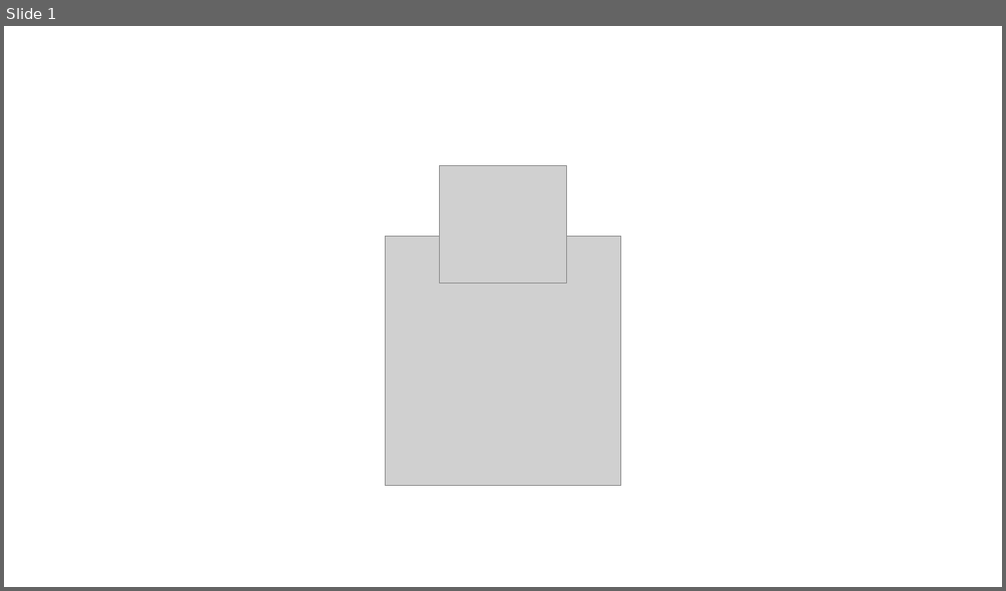
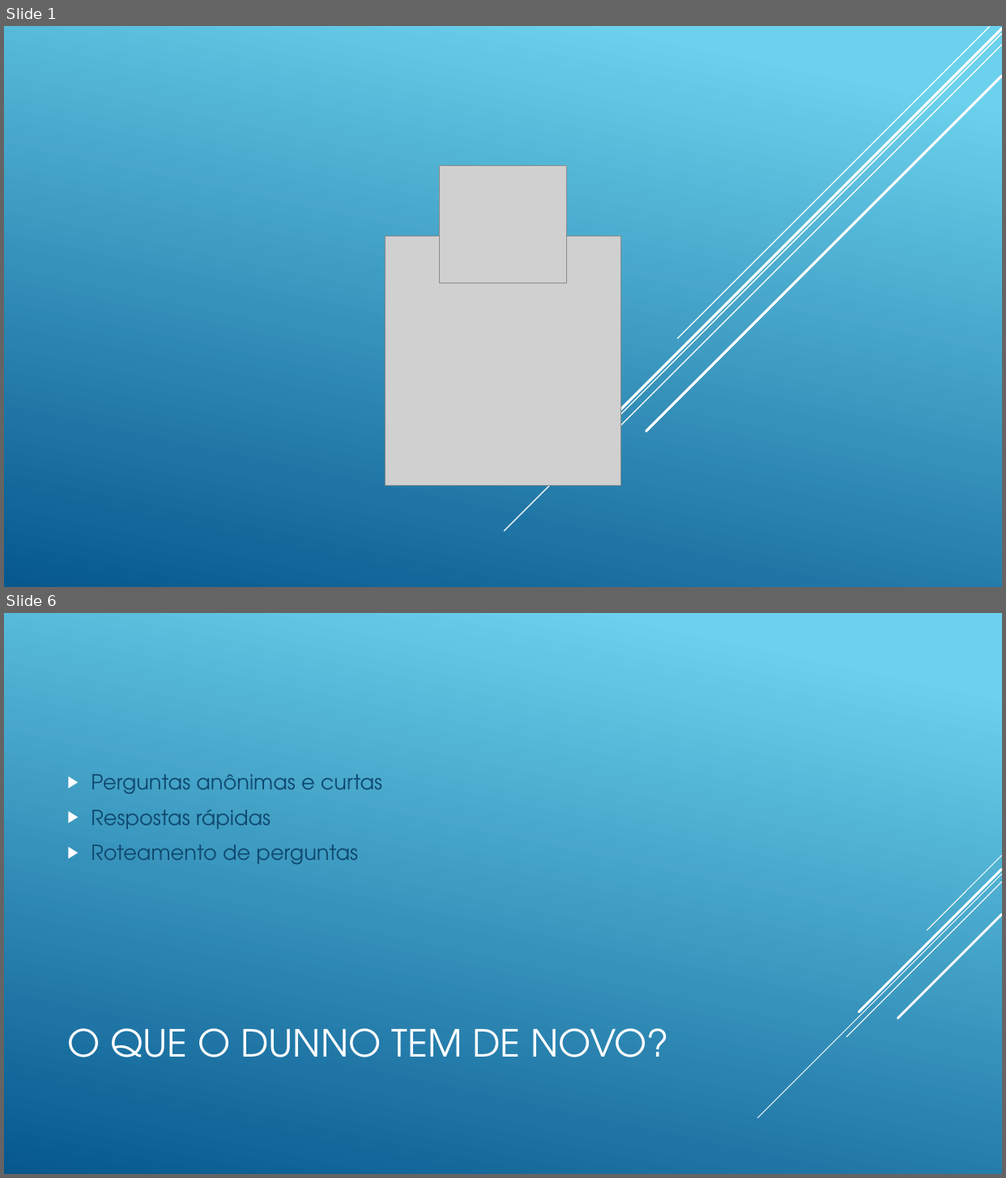
Before and after one commit to bolichealpino/Dunno, a slide deck: Apresentação1.pptx. Shown one above the other, each under a label of ours: slide 1 before the commit, slides 1 and 6 after it; the slides between them are not shown. The pictures are 1006x591 and 1006x1178 pixels, drawn with LibreOffice and Linux fonts; fonts in the diff are those of the drawing; grey boxes stand for pictures. Boxes give left, top, right and bottom in pixels: in the first picture for what was removed or moved away, otherwise in the second. Text is boxed around its words. In the diff, an @@ line names an element or a change of style, - is before the commit and + after.

```diff
--- a/Apresentação1.pptx
+++ b/Apresentação1.pptx
@@ slide 6 added at bbox=[4, 613, 1002, 1174], background gradient #6ED2EB to #06588E @@
@@ text added at bbox=[91, 774, 382, 865], 20 pt, text #0F496F @@
+▶ Perguntas anônimas e curtas
+▶ Respostas rápidas
+▶ Roteamento de perguntas
@@ group added at bbox=[758, 855, 1002, 1118]: 5 lines @@
@@ title added at bbox=[67, 1029, 669, 1058], 36 pt, text #FFFFFF @@
+O QUE O DUNNO TEM DE NOVO?
@@ slide 1 changed as well @@
@@ background #FFFFFF to gradient #6ED2EB to #06588E @@
@@ line added from (1002, 33) to (504, 531), #FFFFFF 1 pt @@
@@ line added from (1002, 45) to (596, 450), #FFFFFF 1 pt @@
@@ line added from (1002, 29) to (604, 426), #FFFFFF 2.5 pt @@
@@ line added from (989, 27) to (678, 339), #FFFFFF 1 pt @@
@@ line added from (1002, 76) to (646, 432), #FFFFFF 2.5 pt @@
```
Also in this commit, not shown: 1 other slide changed, 3 other slides added, 1 other file.
